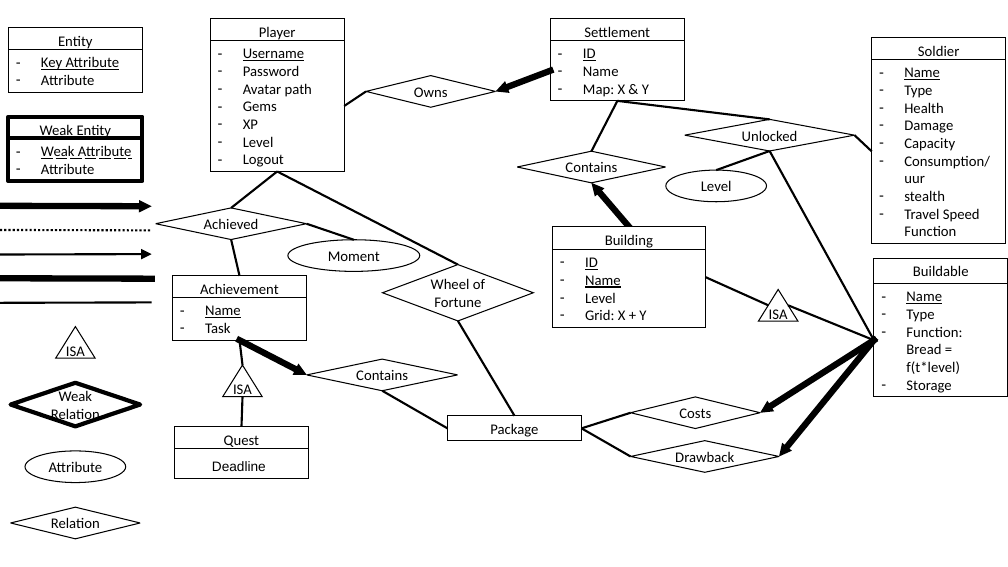
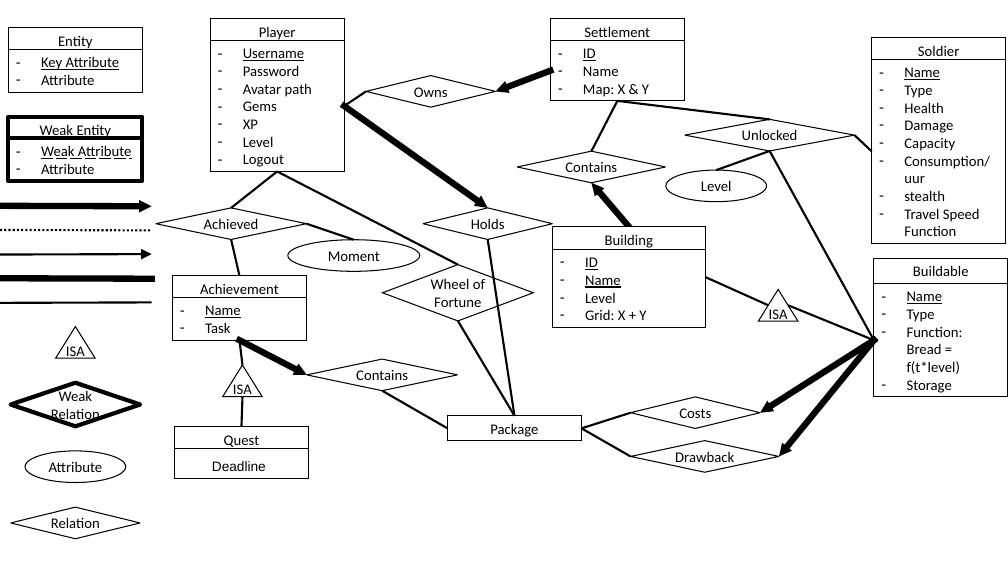
Before and after one commit to JeCheeseSmith/Clash-of-ppdb-s, a slide deck: slide 1 of documentation/include/ER-Diagram.pptx. Drawn at 1008x567 pixels with LibreOffice and Linux fonts; fonts in the diff are those of the drawing; background and template pictures are left out. Boxes give left, top, right and bottom in pixels: in the first picture for what was removed or moved away, otherwise in the second. Text is boxed around its words. In the diff, an @@ line names an element or a change of style, - is before the commit and + after.

Commit message:
added package to player by "Holds" relation

```diff
--- a/documentation/include/ER-Diagram.pptx
+++ b/documentation/include/ER-Diagram.pptx
@@ arrow added from (344, 106) to (488, 208), #000000 6 pt @@
@@ diamond added at (423, 208, 552, 240), fill #FFFFFF, outline #000000 1 pt, 14 pt, text #000000 @@
+Holds
@@ line added from (488, 240) to (515, 416), #000000 2 pt @@
```
Also in this commit, not shown: 1 other file.
